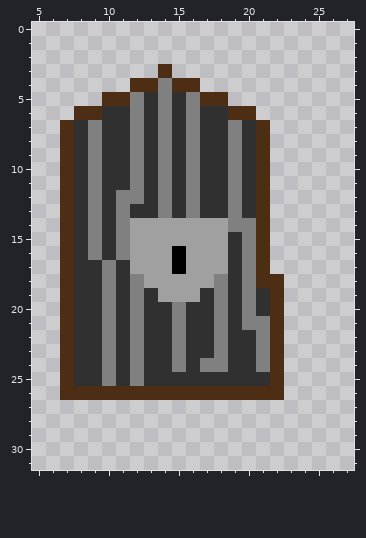
Two versions of one pixel-art sprite, res/textures/rooms/door/locked.png. That is the earlier state.
The file is 32x32 pixels. Shown: x 5..27, y 0..31.
New version:
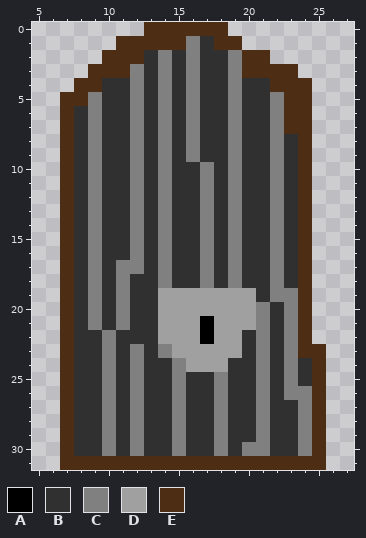
Palette (. is transparent): A #000000  B #303030  C #808080  D #a0a0a0  E #4e2d15
What changed:
@@ x 5..27 @@
- 0 .......................
- 1 .......................
- 2 .......................
- 3 .........E.............
- 4 .......EECEE...........
- 5 .....EECBCBCEE.........
- 6 ...EEBBCBCBCBBEE.......
- 7 ..EBCBBCBCBCBBCBE......
- 8 ..EBCBBCBCBCBBCBE......
- 9 ..EBCBBCBCBCBBCBE......
-10 ..EBCBBCBCBCBBCBE......
-11 ..EBCBBCBCBCBBCBE......
-12 ..EBCBCCBCBCBBCBE......
-13 ..EBCBCBBCBCBBCBE......
-14 ..EBCBCDDDDDDDCCE......
-15 ..EBCBCDDDDDDDBCE......
-16 ..EBCBCDDDADDDBCE......
-17 ..EBBCBDDDADDDBCE......
-18 ..EBBCBCDDDDDCBCEE.....
-19 ..EBBCBCBDDDBCBCBE.....
-20 ..EBBCBCBBCBBCBCBE.....
-21 ..EBBCBCBBCBBCBCCE.....
-22 ..EBBCBCBBCBBCBBCE.....
-23 ..EBBCBCBBCBBCBBCE.....
-24 ..EBBCBCBBCBCCBBCE.....
-25 ..EBBCBCBBBBBBBBBE.....
-26 ..EEEEEEEEEEEEEEEE.....
-27 .......................
-28 .......................
-29 .......................
-30 .......................
-31 .......................
+ 0 ........EEEEEE.........
+ 1 ......EEEEECBEE........
+ 2 .....EEEBCBCBBCEE......
+ 3 ....EEECBCBCBBCEEEE....
+ 4 ...EEBBCBCBCBBCBBEEE...
+ 5 ..EECBBCBCBCBBCBBCEE...
+ 6 ..EBCBBCBCBCBBCBBCEE...
+ 7 ..EBCBBCBCBCBBCBBCEE...
+ 8 ..EBCBBCBCBCBBCBBCBE...
+ 9 ..EBCBBCBCBCBBCBBCBE...
+10 ..EBCBBCBCBBCBCBBCBE...
+11 ..EBCBBCBCBBCBCBBCBE...
+12 ..EBCBBCBCBBCBCBBCBE...
+13 ..EBCBBCBCBBCBCBBCBE...
+14 ..EBCBBCBCBBCBCBBCBE...
+15 ..EBCBBCBCBBCBCBBCBE...
+16 ..EBCBBCBCBBCBCBBCBE...
+17 ..EBCBCCBCBBCBCBBCBE...
+18 ..EBCBCBBCBBCBCBBCBE...
+19 ..EBCBCBBDDDDDDDBCCE...
+20 ..EBCBCBBDDDDDDDCBCE...
+21 ..EBCBCBBDDDADDDCBCE...
+22 ..EBBCBBBDDDADDBCBCE...
+23 ..EBBCBCBCDDDDDBCBCEE..
+24 ..EBBCBCBBCDDDBBCBCBE..
+25 ..EBBCBCBBCBBCBBCBCBE..
+26 ..EBBCBCBBCBBCBBCBCCE..
+27 ..EBBCBCBBCBBCBBCBBCE..
+28 ..EBBCBCBBCBBCBBCBBCE..
+29 ..EBBCBCBBCBBCBBCBBCE..
+30 ..EBBCBCBBCBBCBCCBBCE..
+31 ..EEEEEEEEEEEEEEEEEEE..
Boxes around the changes in both pictures, in picture pixels (x1, y1, x2, y2):
changed: (60, 22, 326, 470)
